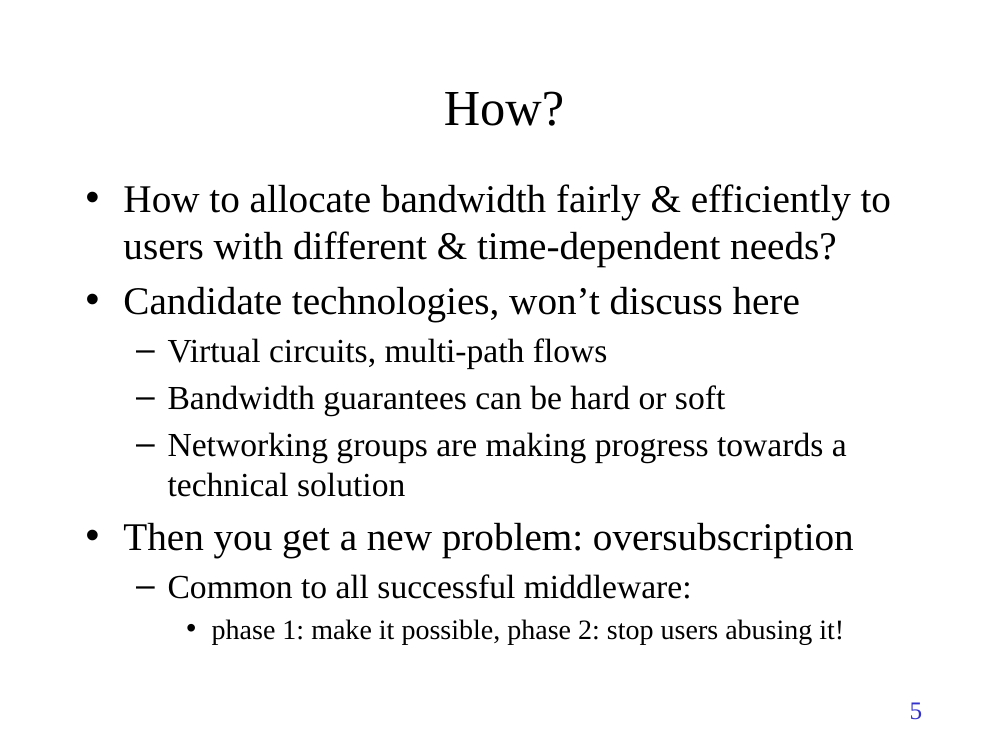
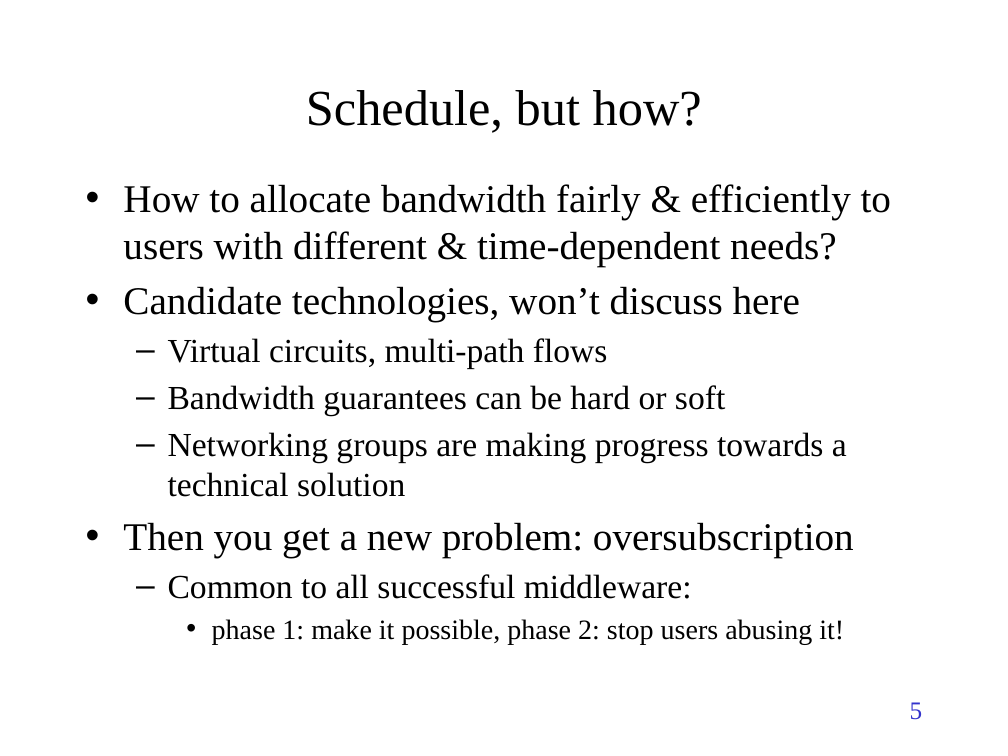
Before and after one commit to TonyWildish/P2P-Auction, a slide deck: slide 5 of Slides/PSP-2.pptx. Drawn at 1008x756 pixels with LibreOffice and Linux fonts; fonts in the diff are those of the drawing. Boxes give left, top, right and bottom in pixels: in the first picture for what was removed or moved away, otherwise in the second. Text is boxed around its words. In the diff, an @@ line names an element or a change of style, - is before the commit and + after.

```diff
--- a/Slides/PSP-2.pptx
+++ b/Slides/PSP-2.pptx
@@ title at (x1=306, y1=90, x2=702, y2=133): text changed @@
-How?
+Schedule, but how?
```
Also in this commit, not shown: 4 other slides changed, 1 other file.
